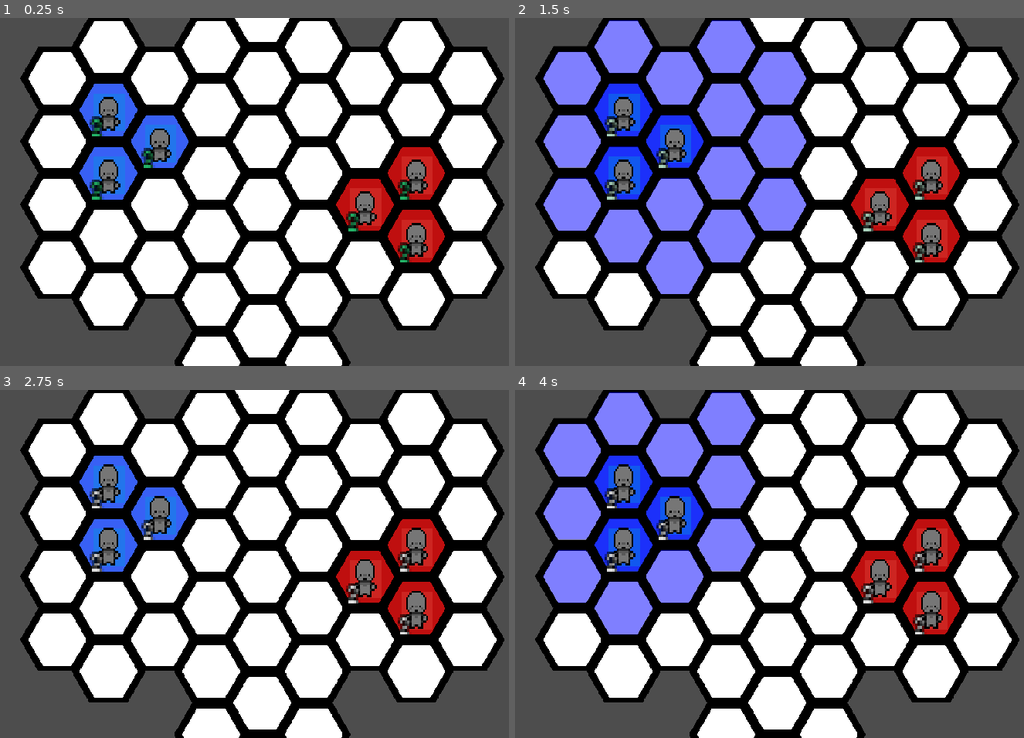
Above: before the commit, frames 1-4 (two rows, left to right).
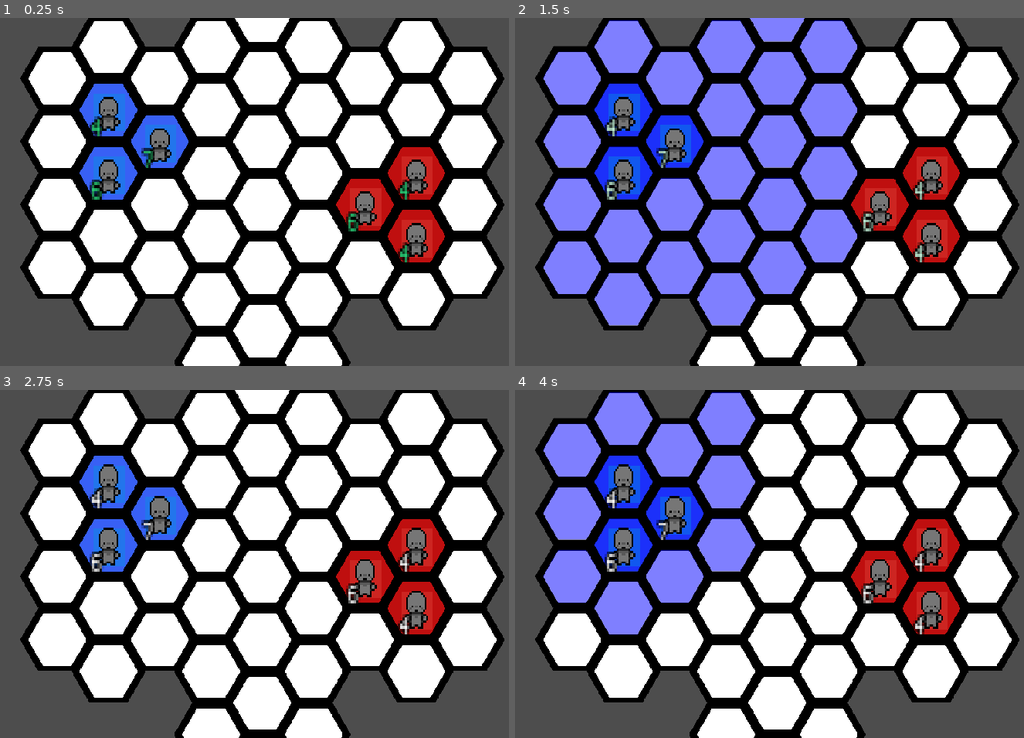
Above: after the commit, the same moments.

Repository: DubiousDuck/Manny-Takes-on-Upper-Management
Game: Godot game, scene res://stages/demo_field.tscn
Two runs of this game, one before a commit and one after it. Both use one fixed random seed, a clock stepped at 60 frames per second and the inputs below.
Inputs (mouse positions are in pixels of both pictures, inside the frame that each line leads up to):
- Up to frame 1 (0.25 s): no input
- Up to frame 2 (1.5 s): tap Enter (ui_accept) at 0.5, 0.77 s; move the mouse to (672, 146) at 0.52 s; hold Right (ui_right) 0.53-1.25 s; click (672, 146) at 0.6 s; click "Normal Melee Attack" at 1.25 s
- Up to frame 3 (2.75 s): move the mouse to (106, 550) at 2.02 s; hold Down (ui_down) from 2.03 s (still down); click (106, 550) at 2.1 s; tap Enter (ui_accept) at 2.27 s
- Up to frame 4 (4 s): move the mouse to (621, 487) at 2.77 s; release Down (ui_down) at 2.78 s; hold Right (ui_right) 2.78-3.5 s; click (621, 487) at 2.85 s; click "Normal Melee Attack" (after the commit: "Normal Ranged Attack") at 3.5 s

The runs differ from the first frame. In frame 1, 0.6% of the frame differs, in the area x 17-81%, y 28-71%; in frame 2, 12%, in the area x 4-81%, y 0-89%; in frame 3, 0.6%; in frame 4, 0.6%.

Commit message:
class data structure basics

Diff:
--- a/stages/demo_field.tscn
+++ b/stages/demo_field.tscn
@@ -7,10 +7,8 @@
 [ext_resource type="Script" path="res://unit/UnitContainer.gd" id="5_ypjfd"]
 [ext_resource type="PackedScene" uid="uid://s6hbciun8a1p" path="res://unit/unit.tscn" id="6_vkavw"]
 [ext_resource type="Script" path="res://unit/PlayerUnit.gd" id="7_fxfs3"]
-[ext_resource type="Script" path="res://skills/skill_info.gd" id="8_bv0o2"]
-[ext_resource type="Resource" uid="uid://blts5vx256a3e" path="res://skills/normal_melee_attack.tres" id="9_6h1o1"]
-[ext_resource type="Resource" uid="uid://mgaahup4u5tt" path="res://skills/wait.tres" id="10_npm0a"]
-[ext_resource type="Resource" uid="uid://b1f1rc00m4al5" path="res://skills/pick_up.tres" id="11_6gr3a"]
+[ext_resource type="Resource" uid="uid://b2xolay11juv8" path="res://unit/params/protagonist.tres" id="8_wudo6"]
+[ext_resource type="Resource" uid="uid://d35bvyq0lgfdj" path="res://unit/params/ranger.tres" id="9_mfhmk"]
 [ext_resource type="Script" path="res://unit/EnemyUnit.gd" id="13_e31i5"]
 
 [node name="Battlefield" type="Node2D" node_paths=PackedStringArray("tile_map")]
@@ -36,10 +34,10 @@
 script = ExtResource("5_ypjfd")
 is_player_controlled = true
 
-[node name="PlayerUnit" parent="Units/PlayerGroup" instance=ExtResource("6_vkavw")]
+[node name="Protag" parent="Units/PlayerGroup" instance=ExtResource("6_vkavw")]
 position = Vector2(129, 190)
 script = ExtResource("7_fxfs3")
-skills = Array[ExtResource("8_bv0o2")]([ExtResource("9_6h1o1"), ExtResource("10_npm0a"), ExtResource("11_6gr3a")])
+unit_data = ExtResource("8_wudo6")
 
 [node name="PlayerUnit2" parent="Units/PlayerGroup" instance=ExtResource("6_vkavw")]
 position = Vector2(47, 238)
@@ -48,6 +46,7 @@
 [node name="PlayerUnit3" parent="Units/PlayerGroup" instance=ExtResource("6_vkavw")]
 position = Vector2(52, 141)
 script = ExtResource("7_fxfs3")
+unit_data = ExtResource("9_mfhmk")
 
 [node name="EnemyGroup" type="Node2D" parent="Units"]
 script = ExtResource("5_ypjfd")
@@ -59,7 +58,9 @@
 [node name="EnemyUnit2" parent="Units/EnemyGroup" instance=ExtResource("6_vkavw")]
 position = Vector2(509, 232)
 script = ExtResource("13_e31i5")
+unit_data = ExtResource("9_mfhmk")
 
 [node name="EnemyUnit3" parent="Units/EnemyGroup" instance=ExtResource("6_vkavw")]
 position = Vector2(508, 328)
 script = ExtResource("13_e31i5")
+unit_data = ExtResource("9_mfhmk")
--- a/unit/EnemyUnit.gd
+++ b/unit/EnemyUnit.gd
@@ -2,7 +2,7 @@
 
 class_name EnemyUnit
 
-func _ready():
+func _custom_ready():
 	is_player_controlled = false
 	move_range_highlight = Color(1, 0, 0, 0.3)
 	#EventBus.emit_signal("occupy_cell", cell, "enemy")
--- a/unit/PlayerUnit.gd
+++ b/unit/PlayerUnit.gd
@@ -2,7 +2,7 @@
 
 class_name PlayerUnit
 
-func _ready():
+func _custom_ready():
 	is_player_controlled = true
 	move_range_highlight = Color(0, 0, 1, 0.3)
 	#EventBus.emit_signal("occupy_cell", cell, "player")
--- a/unit/UnitGroupController.gd
+++ b/unit/UnitGroupController.gd
@@ -62,7 +62,7 @@
 			SkillInfo.EffectType.DAMAGE:
 				affected_units.map(
 					func(unit : Unit):
-						unit.health -= effect.y*attacker.attack_power
+						unit.health -= (effect.y * attacker.attack_power)
 						unit.animation_state("hurt_initial")
 				)
 
--- /dev/null
+++ b/unit/params/fighter.tres
@@ -0,0 +1,20 @@
+[gd_resource type="Resource" script_class="UnitData" load_steps=5 format=3 uid="uid://khrwg3mnex64"]
+
+[ext_resource type="Script" path="res://unit/params/unit_data.gd" id="1_fc3tt"]
+[ext_resource type="Script" path="res://skills/skill_info.gd" id="2_ve8l4"]
+[ext_resource type="Resource" uid="uid://blts5vx256a3e" path="res://skills/normal_melee_attack.tres" id="3_ye2rj"]
+[ext_resource type="Resource" uid="uid://mgaahup4u5tt" path="res://skills/wait.tres" id="4_5ll2x"]
+
+[resource]
+script = ExtResource("1_fc3tt")
+unit_class = "Fighter"
+attributes = {
+0: 6,
+1: 2,
+2: 1,
+3: 2
+}
+skill_list = Array[ExtResource("2_ve8l4")]([ExtResource("3_ye2rj"), ExtResource("4_5ll2x")])
+rel = ""
+mood = 50
+money = 5
--- /dev/null
+++ b/unit/params/protagonist.tres
@@ -0,0 +1,22 @@
+[gd_resource type="Resource" script_class="UnitData" load_steps=7 format=3 uid="uid://b2xolay11juv8"]
+
+[ext_resource type="Script" path="res://unit/params/unit_data.gd" id="1_g3jub"]
+[ext_resource type="Script" path="res://skills/skill_info.gd" id="2_0r8qq"]
+[ext_resource type="Resource" uid="uid://blts5vx256a3e" path="res://skills/normal_melee_attack.tres" id="3_7l4pl"]
+[ext_resource type="Resource" uid="uid://b0eqr8p4qsvpi" path="res://skills/normal_ranged_attack.tres" id="4_t6iqi"]
+[ext_resource type="Resource" uid="uid://b1f1rc00m4al5" path="res://skills/pick_up.tres" id="5_a8aaf"]
+[ext_resource type="Resource" uid="uid://mgaahup4u5tt" path="res://skills/wait.tres" id="6_rlm2a"]
+
+[resource]
+script = ExtResource("1_g3jub")
+unit_class = "Protagonist"
+attributes = {
+0: 7,
+1: 2,
+2: 2,
+3: 3
+}
+skill_list = Array[ExtResource("2_0r8qq")]([ExtResource("3_7l4pl"), ExtResource("4_t6iqi"), ExtResource("5_a8aaf"), ExtResource("6_rlm2a")])
+rel = ""
+mood = 50
+money = 5
--- /dev/null
+++ b/unit/params/ranger.tres
@@ -0,0 +1,20 @@
+[gd_resource type="Resource" script_class="UnitData" load_steps=5 format=3 uid="uid://d35bvyq0lgfdj"]
+
+[ext_resource type="Script" path="res://unit/params/unit_data.gd" id="1_osffr"]
+[ext_resource type="Script" path="res://skills/skill_info.gd" id="2_rynq0"]
+[ext_resource type="Resource" uid="uid://b0eqr8p4qsvpi" path="res://skills/normal_ranged_attack.tres" id="3_0ahh6"]
+[ext_resource type="Resource" uid="uid://mgaahup4u5tt" path="res://skills/wait.tres" id="4_rqhq4"]
+
+[resource]
+script = ExtResource("1_osffr")
+unit_class = "Ranger"
+attributes = {
+0: 4,
+1: 3,
+2: 1,
+3: 2
+}
+skill_list = Array[ExtResource("2_rynq0")]([ExtResource("3_0ahh6"), ExtResource("4_rqhq4")])
+rel = ""
+mood = 50
+money = 5
--- /dev/null
+++ b/unit/params/unit_data.gd
@@ -0,0 +1,41 @@
+extends Resource
+
+class_name UnitData
+
+enum ATTRIBUTES {HP, ATK, MAG, MOV}
+
+#Battle related
+@export_enum("Protagonist", "Tank", "Fighter",
+	"Ranger", "Healer", "Mage") var unit_class: String
+
+@export var attributes: Dictionary = {
+	ATTRIBUTES.HP: 2,
+	ATTRIBUTES.ATK: 1,
+	ATTRIBUTES.MAG: 1,
+	ATTRIBUTES.MOV: 2
+}
+
+@export var skill_list: Array[SkillInfo] = []
+
+#Non-player units only
+@export_category("Non-Player Unit")
+@export_enum("Hostile", "Resentful",
+	"Indifferent", "Respectful", "Loyal") var rel: String
+@export_range(-50, 50) var mood: int = 50
+
+@export_category("Protagonist Only")
+#Protagonist only
+@export var money: int = 5
+
+func get_attribute(name):
+	match name:
+		"HP": return attributes[ATTRIBUTES.HP]
+		"ATK": return attributes[ATTRIBUTES.ATK]
+		"MAG": return attributes[ATTRIBUTES.MAG]
+		"MOV": return attributes[ATTRIBUTES.MOV]
+
+func _set_attributes(delta: Array[int]):
+	attributes[ATTRIBUTES.HP] = delta[ATTRIBUTES.HP]
+	attributes[ATTRIBUTES.ATK] = delta[ATTRIBUTES.ATK]
+	attributes[ATTRIBUTES.MAG] = delta[ATTRIBUTES.MAG]
+	attributes[ATTRIBUTES.MOV] = delta[ATTRIBUTES.MOV]
--- a/unit/unit.gd
+++ b/unit/unit.gd
@@ -35,11 +35,15 @@
 			is_dead = true
 		else: is_dead = false #TODO: see if this line is necessary
 
-@export var attack_power: int = 1
+@export var unit_data: UnitData
 @export var move_speed_per_cell := 0.2
-@export var movement_range: int = 2
 @export var all_actions: Array[Action] = [Action.MOVE, Action.ATTACK] #Master attribute of all available actions this unit can take in one turn
-@export var skills: Array[SkillInfo] = []
+
+#unit battle attributes
+var attack_power: int = 1
+var magic_power: int = 1
+var movement_range: int = 2
+var skills: Array[SkillInfo] = []
 
 #unit internal information
 var cell: Vector2i
@@ -52,6 +56,19 @@
 
 signal attack_point
 
+func _ready():
+	#read unit data and set attributes
+	health = unit_data.get_attribute("HP")
+	attack_power = unit_data.get_attribute("ATK")
+	magic_power = unit_data.get_attribute("MAG")
+	movement_range = unit_data.get_attribute("MOV")
+
+	skills = unit_data.skill_list
+	_custom_ready()
+
+func _custom_ready(): #virtual functions for subclasses to do their own stuff
+	pass
+
 func _process(delta):
 	if actions_avail.is_empty(): #if there are no available actions left
 		if is_player_controlled: $ColorRect.color = Color(0, 0.305, 0.461)
@@ -71,6 +88,8 @@
 	global_position = HexNavi.cell_to_global(cell)
 	actions_avail.assign(all_actions)
 	toggle_skill_ui(false)
+
+	#FIXME: unit_held still contains reference to dead units when they died during held which produces error
 
 func move_along_path(full_path : Array[Vector2i]):
 	var start_pos = full_path[0]
--- a/unit/unit.tscn
+++ b/unit/unit.tscn
@@ -1,12 +1,9 @@
-[gd_scene load_steps=13 format=3 uid="uid://s6hbciun8a1p"]
+[gd_scene load_steps=10 format=3 uid="uid://s6hbciun8a1p"]
 
 [ext_resource type="Script" path="res://unit/unit.gd" id="1_5ne20"]
 [ext_resource type="Shader" path="res://unit/unit_sprite.gdshader" id="1_ipbkg"]
-[ext_resource type="Script" path="res://skills/skill_info.gd" id="2_w64s5"]
-[ext_resource type="Resource" uid="uid://blts5vx256a3e" path="res://skills/normal_melee_attack.tres" id="3_761ob"]
+[ext_resource type="Resource" uid="uid://khrwg3mnex64" path="res://unit/params/fighter.tres" id="2_j55d8"]
 [ext_resource type="PackedScene" uid="uid://bn48gasoxpaks" path="res://unit/unit_ui/skill_select.tscn" id="4_j4em8"]
-[ext_resource type="Resource" uid="uid://mgaahup4u5tt" path="res://skills/wait.tres" id="4_mqqhb"]
-[ext_resource type="Resource" uid="uid://b0eqr8p4qsvpi" path="res://skills/normal_ranged_attack.tres" id="4_ws1el"]
 [ext_resource type="Texture2D" uid="uid://3colr5os47jl" path="res://assets/unit_sprites/side_idle.png" id="6_jkf6t"]
 [ext_resource type="AnimationLibrary" uid="uid://bpqlfovrbqirm" path="res://unit/unit_anim.res" id="8_4dskx"]
 
@@ -26,7 +23,7 @@
 position = Vector2(1.90735e-06, 1.90735e-06)
 scale = Vector2(2.48, 2.96)
 script = ExtResource("1_5ne20")
-skills = Array[ExtResource("2_w64s5")]([ExtResource("3_761ob"), ExtResource("4_ws1el"), ExtResource("4_mqqhb")])
+unit_data = ExtResource("2_j55d8")
 
 [node name="ColorRect" type="ColorRect" parent="."]
 self_modulate = Color(1, 1, 1, 0.392157)
Not shown: 1 places in stages/demo_field.tscn that only renumber resources
